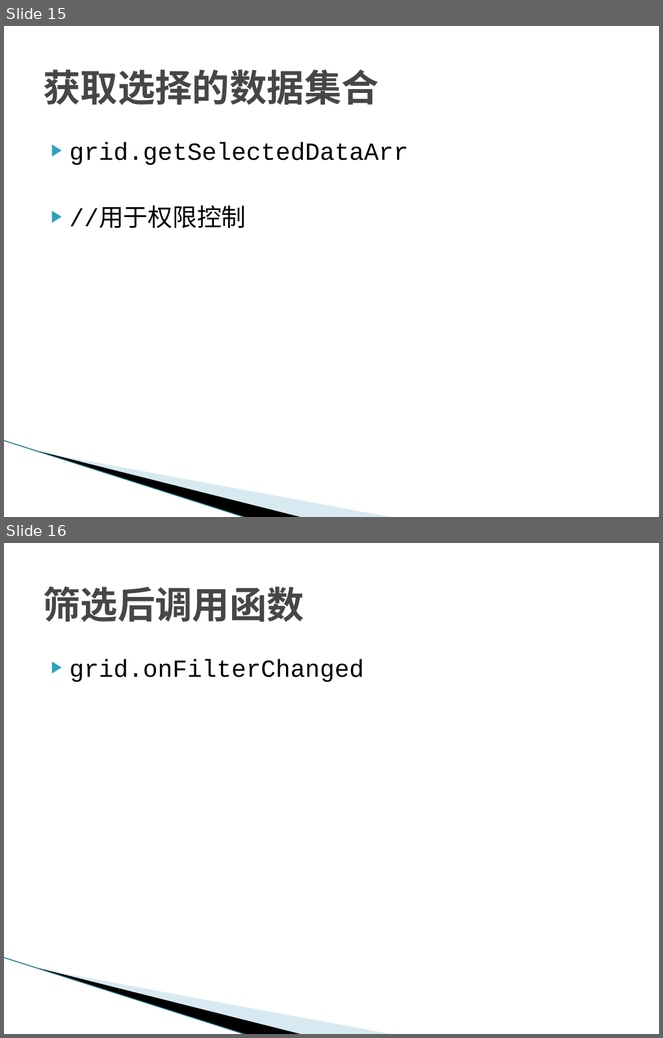
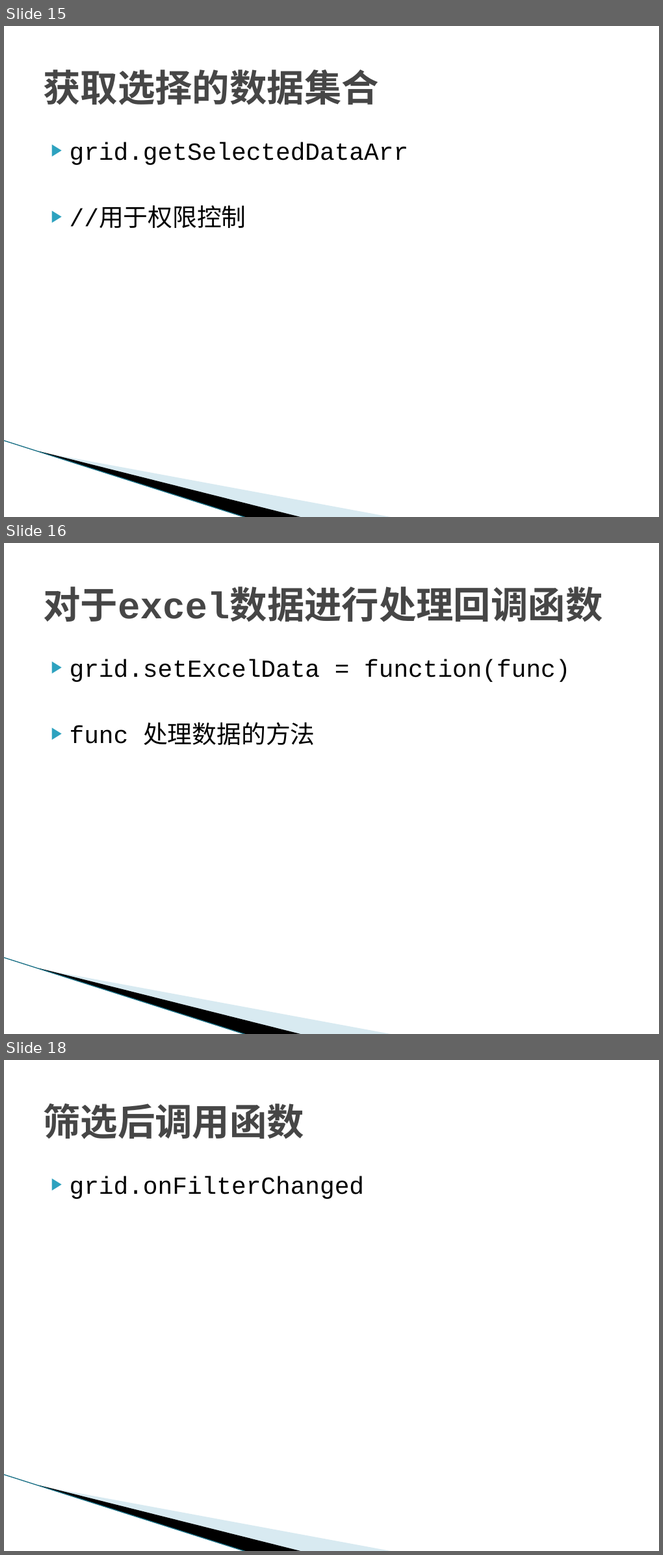
Before and after one commit to kankaiaierke/sgTechnicalFile, a slide deck: 开发手册/aggrid/善管ag-grid使用手册.pptx. Shown one above the other, each under a label of ours: slides 15 and 16 before the commit, slides 15, 16 and 18 after it; the slides between them are not shown. The pictures are 663x1038 and 663x1555 pixels, drawn with LibreOffice and Linux fonts; fonts in the diff are those of the drawing; background and template pictures are left out. Boxes give left, top, right and bottom in pixels: in the first picture for what was removed or moved away, otherwise in the second. Text is boxed around its words. In the diff, an @@ line names an element or a change of style, - is before the commit and + after.

```diff
--- a/开发手册/aggrid/善管ag-grid使用手册.pptx
+++ b/开发手册/aggrid/善管ag-grid使用手册.pptx
@@ slide 16 added at box(4, 543, 659, 1034), background #FFFFFF; not listed: 3 template elements that a slide beside it also shows @@
@@ title added at box(43, 587, 603, 622), 41 pt, text #464646, bold @@
+对于excel数据进行处理回调函数
@@ text added at box(70, 659, 320, 745), 27 pt, text #000000 @@
+▶ grid.setExcelData = function(func)
+▶ func 处理数据的方法
@@ what was slide 16 is now slide 18 @@
```
Also in this commit, not shown: 1 other slide added.
